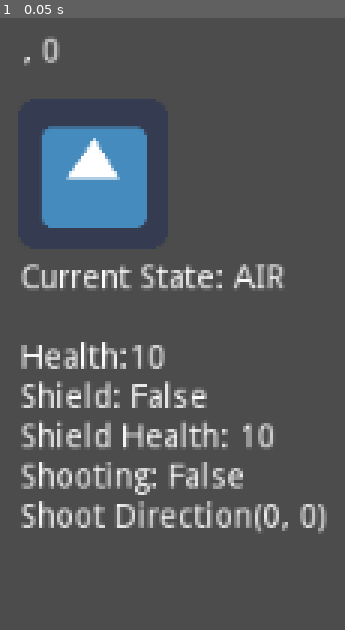
Above: before the commit, frame 1.
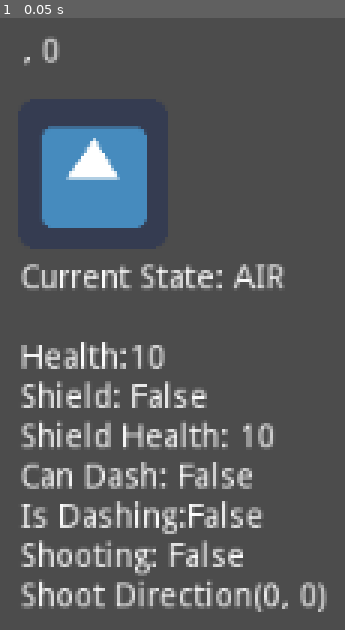
Above: after the commit, the same moment.

Repository: VGDC-UCI/Shooty-Game
Game: Godot game, scene res://Scenes/Player.tscn
Two runs of this game, one before a commit and one after it. Both use one fixed random seed, a clock stepped at 60 frames per second and the inputs below. This scene is started directly instead of the project's main scene. The engine's default icon, where the game draws it, is replaced by a stand-in: a white triangle on a blue panel in a dark square.
Inputs:
- Up to frame 1 (0.05 s): no input

The runs differ from the first frame. In frame 1, 6.9% of the frame differs, in the area x 6-95%, y 72-98%.

Commit message:
Added dashing debug elements and remapped dashing
dashing is now part of the player to string
and dashing is now mapped to the right mouse button

Diff:
--- a/Scripts/Player.gd
+++ b/Scripts/Player.gd
@@ -373,6 +373,8 @@
 
 	player_string += "Shield: " + str(shield_pressed) + "\nShield Health: " + str(shield_health) + "\n"
 
+	player_string += "Can Dash: " + str(can_dash) + "\nIs Dashing:" + str(is_dashing) + "\n"
+
 	player_string += "Shooting: " + str(is_shooting) + "\n"
 
 	player_string += "Shoot Direction" + str(shoot_direction) + "\n"
--- a/project.godot
+++ b/project.godot
@@ -73,7 +73,7 @@
 }
 dash={
 "deadzone": 0.5,
-"events": [ Object(InputEventKey,"resource_local_to_scene":false,"resource_name":"","device":0,"alt":false,"shift":false,"control":false,"meta":false,"command":false,"pressed":false,"scancode":86,"unicode":0,"echo":false,"script":null)
+"events": [ Object(InputEventMouseButton,"resource_local_to_scene":false,"resource_name":"","device":0,"alt":false,"shift":false,"control":false,"meta":false,"command":false,"button_mask":0,"position":Vector2( 0, 0 ),"global_position":Vector2( 0, 0 ),"factor":1.0,"button_index":2,"pressed":false,"doubleclick":false,"script":null)
  ]
 }
 
